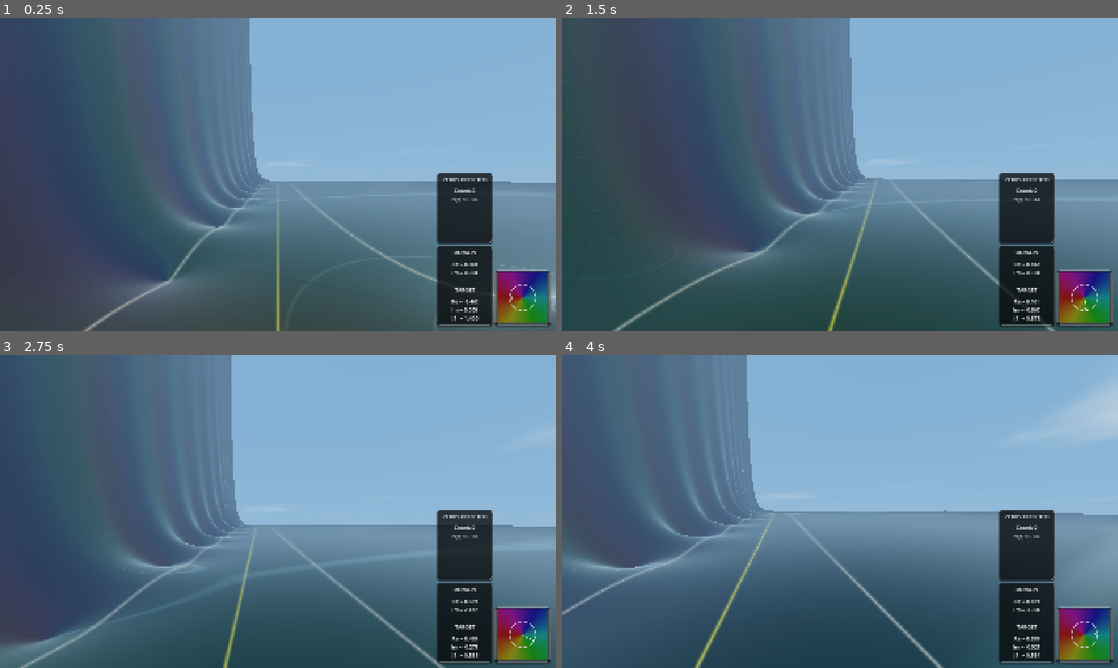
Above: before the commit, frames 1-4 (two rows, left to right).
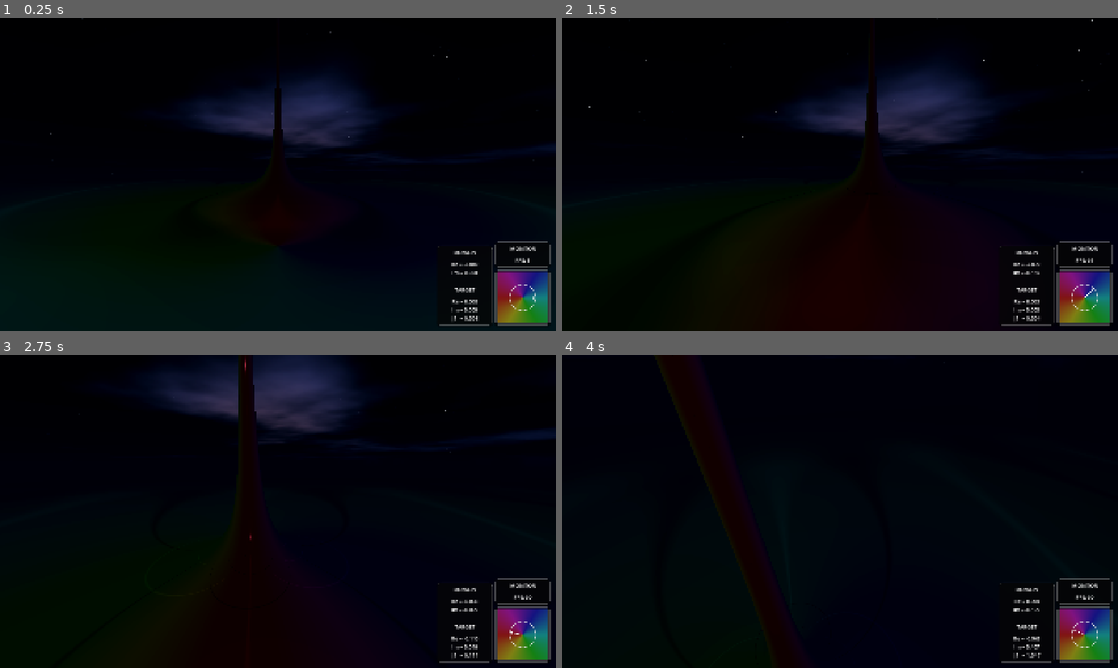
Above: after the commit, the same moments.

Repository: allanino/complex-functions-explorer
Game: Godot game, scene res://core/main.tscn
Two runs of this game, one before a commit and one after it. Both use one fixed random seed, a clock stepped at 60 frames per second and the inputs below.
Inputs (mouse positions are in pixels of both pictures, inside the frame that each line leads up to):
- Up to frame 1 (0.25 s): no input
- Up to frame 2 (1.5 s): tap Enter at 0.5 s; move the mouse to (867, 174) at 0.52 s; hold W (move_forward) from 0.53 s (still down); tap G at 0.6 s; click (867, 174) at 0.67 s; tap Space at 0.77 s; move the mouse to (812, 174) at 1.27 s; tap N at 1.35 s
- Up to frame 3 (2.75 s): keep holding W (move_forward); tap Space at 1.52 s; move the mouse to (289, 505) at 2.02 s; tap C at 2.1 s
- Up to frame 4 (4 s): keep holding W (move_forward); move the mouse to (834, 517) at 2.77 s; tap Z at 2.85 s; click (834, 517) at 2.92 s; tap Space at 3.02, 3.77 s; move the mouse to (878, 514) at 3.52 s; tap R at 3.6 s

The runs differ from the first frame. In frame 1, 98% of the frame differs, in the area x 0-100%, y 0-100%; in frame 2, 97%; in frame 3, 97%; in frame 4, 97%.

Commit message:
chore: update demo configuration settings and animation timing

Diff:
--- a/player/player_controller.gd
+++ b/player/player_controller.gd
@@ -1,7 +1,7 @@
 extends CharacterBody3D
 
 @export var enable_joystick: bool = false
-@export var run_demo: bool = false
+@export var run_demo: bool = true
 
 const MOUSE_SENSITIVITY = 0.002
 const DOUBLE_PRESS_TIME = 0.3
@@ -573,7 +573,7 @@
 
 func demo_actions():
 	Config.function_type = Config.ComplexFunc.ZETA_REFLECTION
-	Config.day_time = 18420
+	Config.day_time = 15060
 	Config.day_duration = 600.0
 	Config.freeze_time = false
 	Config.show_critical_stripe = 0
@@ -634,7 +634,7 @@
 	tween.parallel().tween_property(camera, "rotation:x", -PI / 8.0, tween_duration)
 
 	# Wait a moment to contemplate the sunrise
-	tween.tween_interval(1.0)
+	tween.tween_interval(0.5)
 
 	# Phase 6: rotate back to horizontal and start auto-walk
 	tween.tween_property(self , "rotation:y", 0.0, tween_duration * 0.5)
